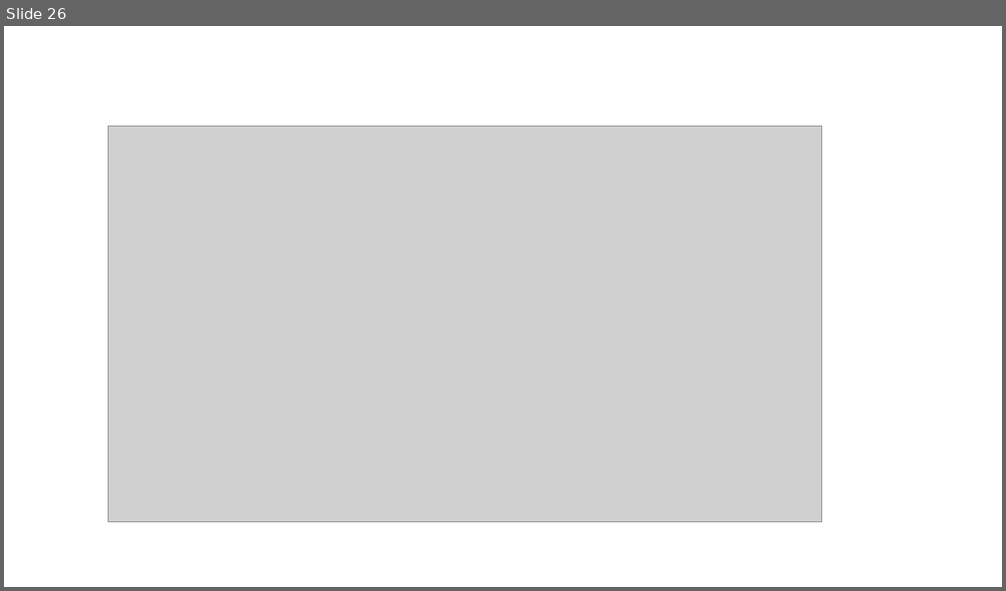
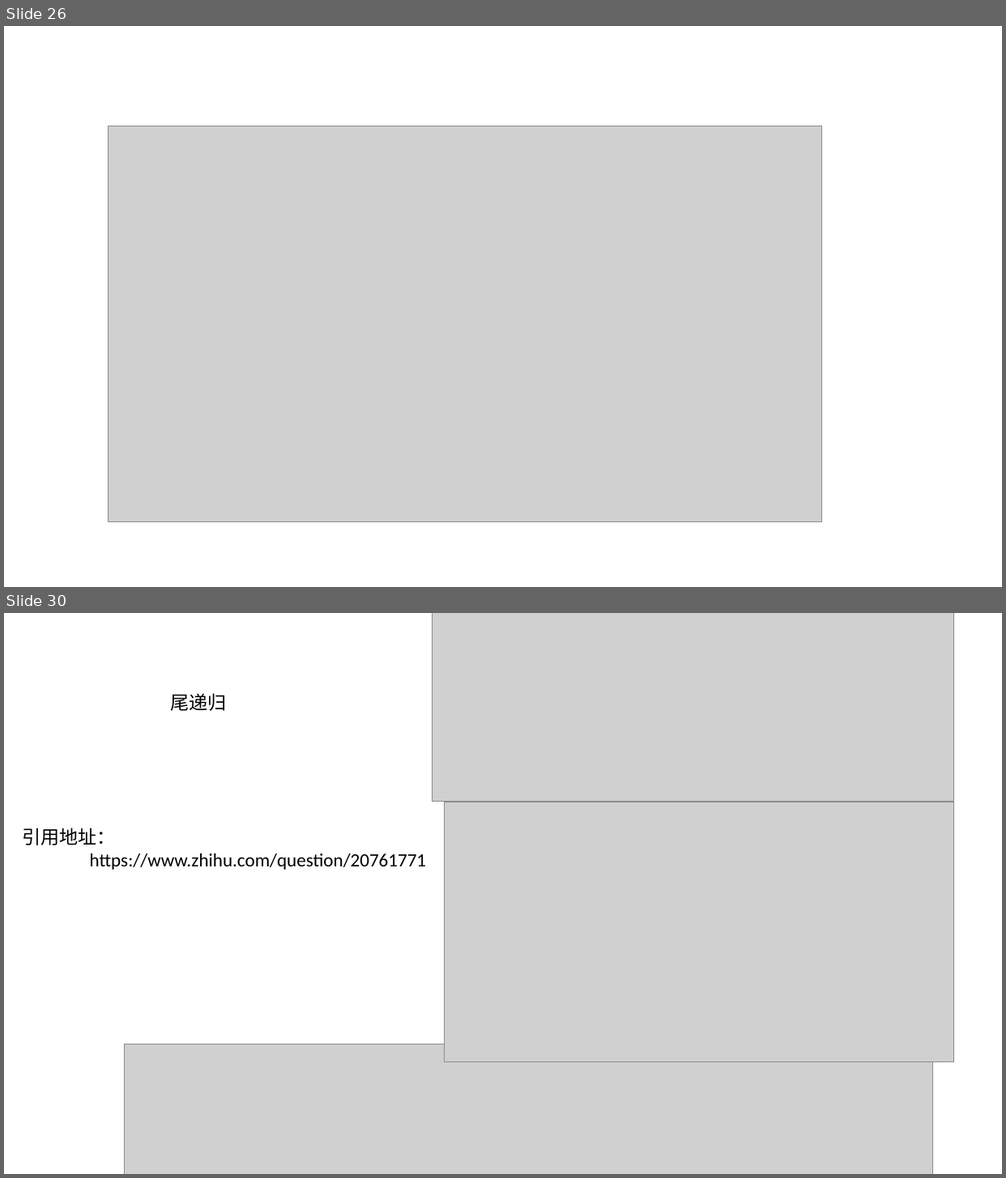
Before and after one commit to Dax1n/Spark2.1.0, a slide deck: Spark阅读源码的笔记.pptx. Shown one above the other, each under a label of ours: slide 26 before the commit, slides 26 and 30 after it; the slides between them are not shown. The pictures are 1006x591 and 1006x1178 pixels, drawn with LibreOffice and Linux fonts; fonts in the diff are those of the drawing; grey boxes stand for pictures. Boxes give left, top, right and bottom in pixels: in the first picture for what was removed or moved away, otherwise in the second. Text is boxed around its words. In the diff, an @@ line names an element or a change of style, - is before the commit and + after.

```diff
--- a/Spark阅读源码的笔记.pptx
+++ b/Spark阅读源码的笔记.pptx
@@ slide 30 added at box(4, 613, 1002, 1174), background #FFFFFF @@
@@ picture added at box(432, 613, 954, 802) @@
@@ text added at box(170, 693, 226, 711), 18 pt, text #000000 @@
+尾递归
@@ picture added at box(444, 802, 955, 1063) @@
@@ text added at box(22, 828, 427, 870), 18 pt, text #000000 @@
+引用地址：
+https://www.zhihu.com/question/20761771
@@ picture added at box(124, 1045, 932, 1174) @@
```
Also in this commit, not shown: 2 slides changed, 1 other slide added, 2 slides removed, 4 other files.
